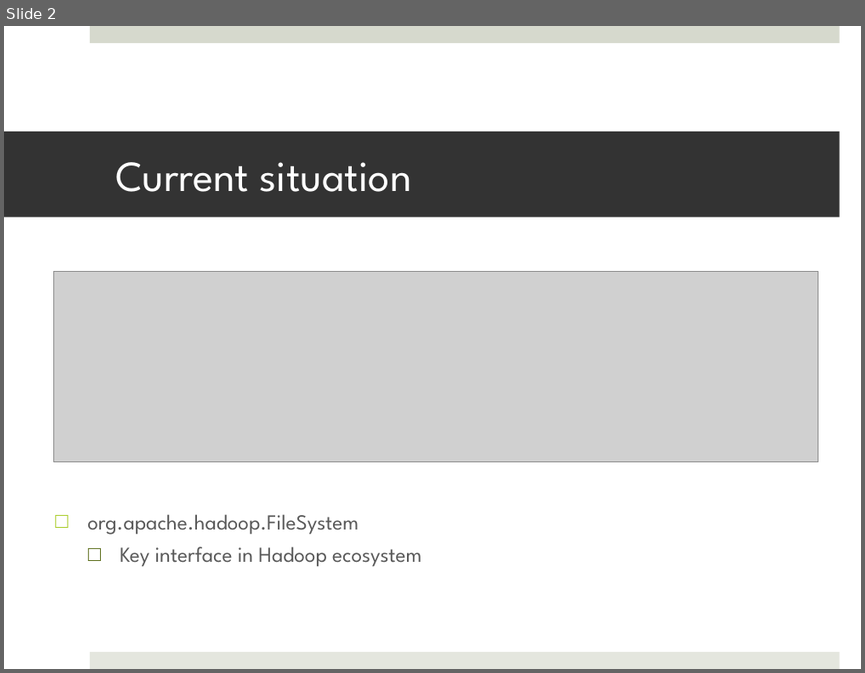
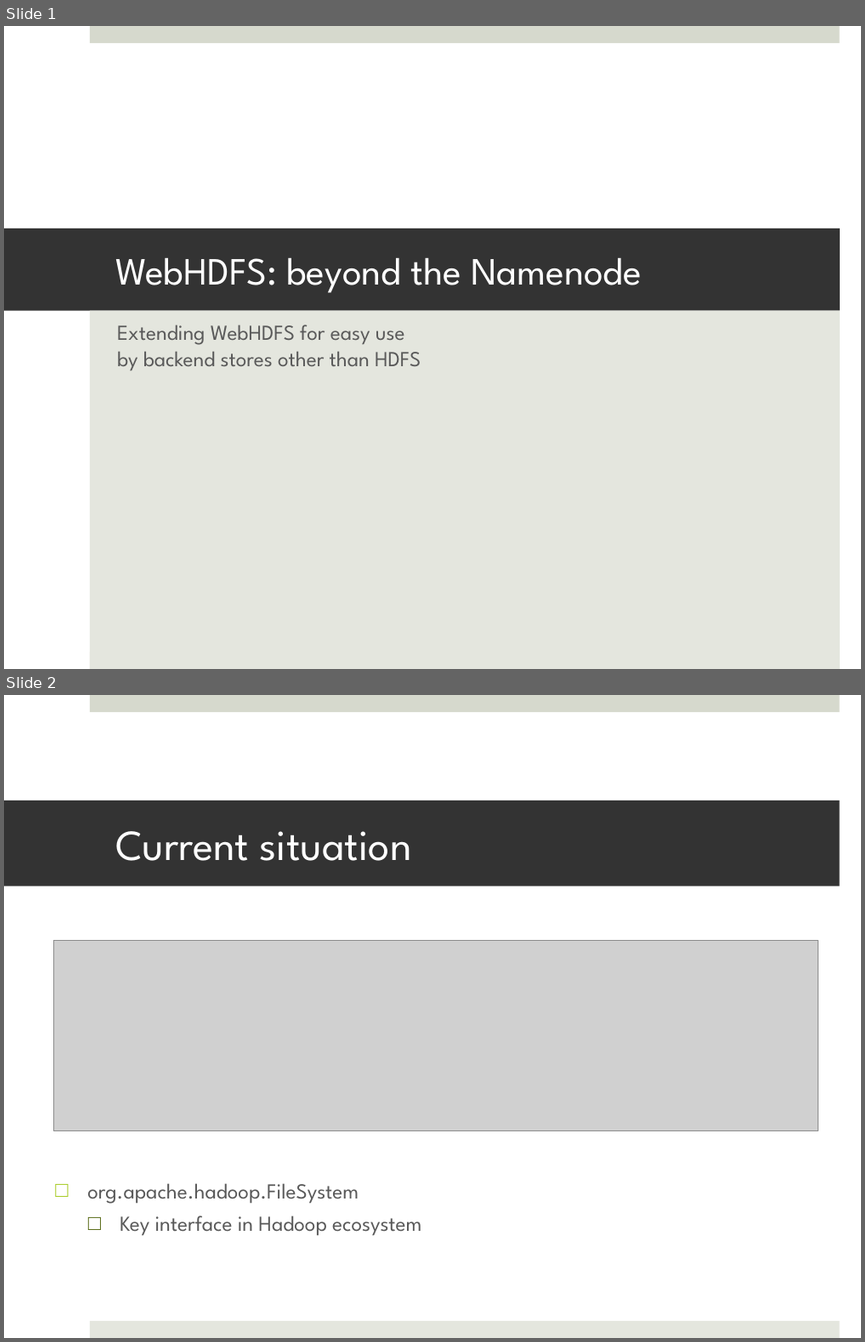
Before and after one commit to lekhat/Test, a slide deck: webrestproposal.pptx. Shown one above the other, each under a label of ours: slide 2 before the commit, slides 1 and 2 after it. The pictures are 865x673 and 865x1342 pixels, drawn with LibreOffice and Linux fonts; fonts in the diff are those of the drawing; grey boxes stand for pictures. Boxes give left, top, right and bottom in pixels: in the first picture for what was removed or moved away, otherwise in the second. Text is boxed around its words. In the diff, an @@ line names an element or a change of style, - is before the commit and + after.

Commit message:
Updated title.

```diff
--- a/webrestproposal.pptx
+++ b/webrestproposal.pptx
@@ slide 1 added at (4, 26, 861, 669), background #FFFFFF; not listed: 2 template elements that a slide beside it also shows @@
@@ title added at (4, 228, 840, 311), fill #333333, 32.4 pt, text #FFFFFF @@
+WebHDFS: beyond the Namenode
@@ subtitle added at (90, 311, 840, 669), fill #E4E6DE, 18 pt, text #595959 @@
+Extending WebHDFS for easy use
+by backend stores other than HDFS
```
Also in this commit, not shown: 1 slide removed.
